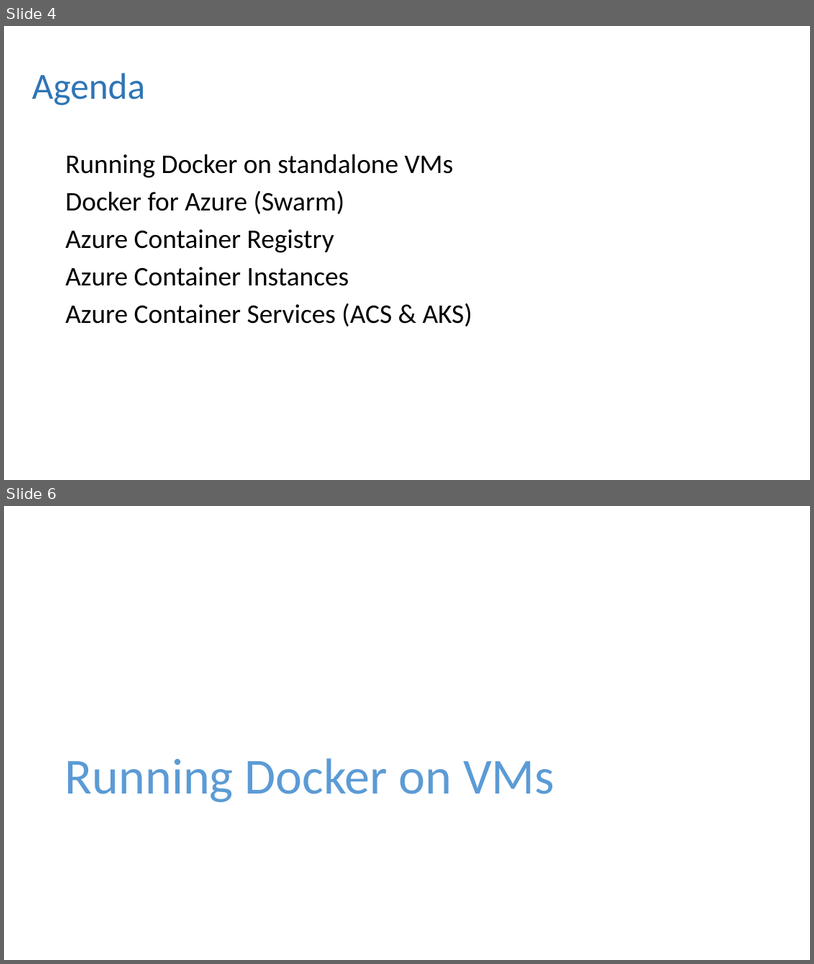
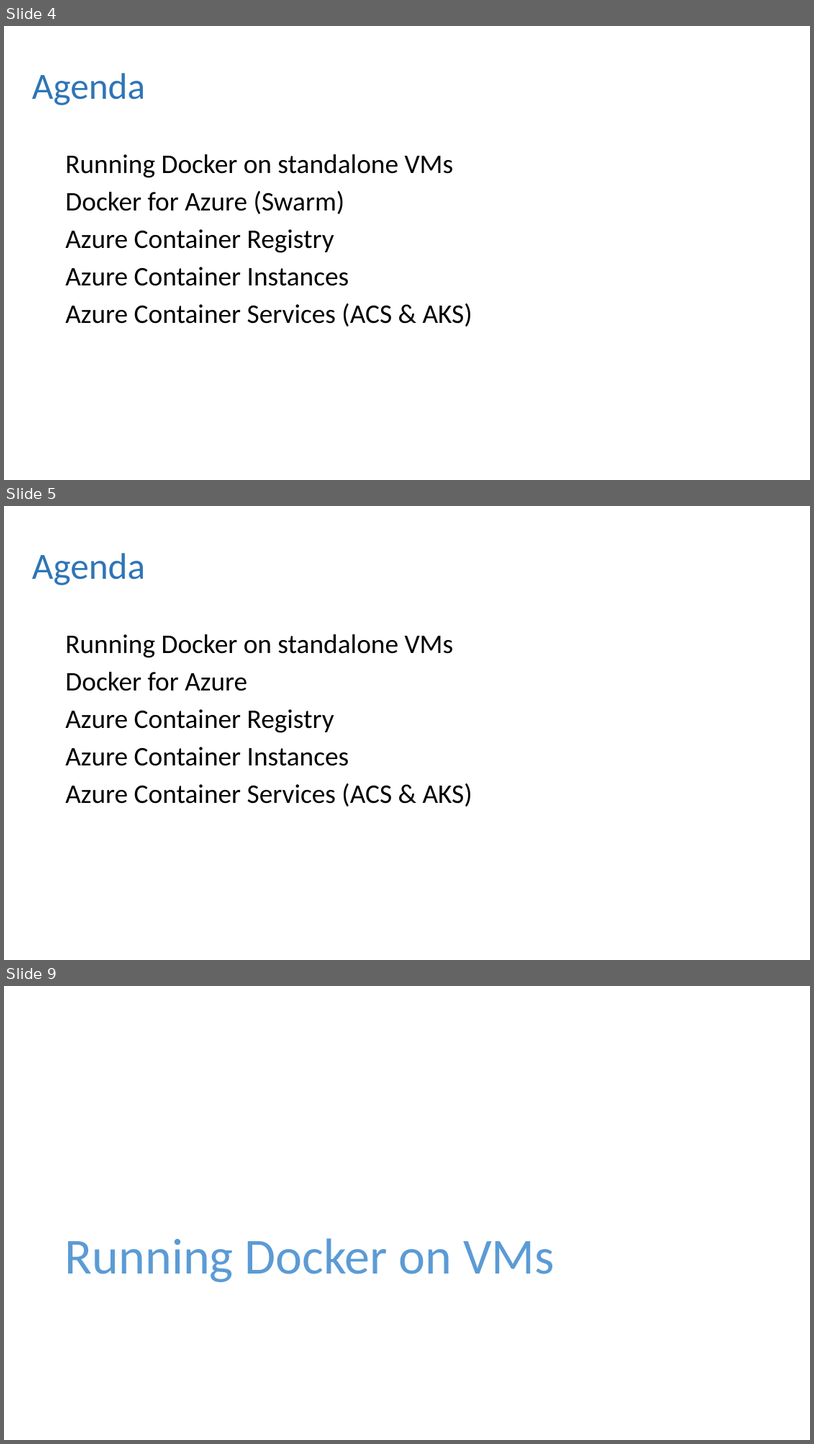
Before and after one commit to dbafromthecold/ContainersInTheCloud, a slide deck: ContainersInTheCloud.pptx. Shown one above the other, each under a label of ours: slides 4 and 6 before the commit, slides 4, 5 and 9 after it; the slides between them are not shown. The pictures are 814x964 and 814x1444 pixels, drawn with LibreOffice and Linux fonts; fonts in the diff are those of the drawing; background and template pictures are left out. Boxes give left, top, right and bottom in pixels: in the first picture for what was removed or moved away, otherwise in the second. Text is boxed around its words. In the diff, an @@ line names an element or a change of style, - is before the commit and + after.

```diff
--- a/ContainersInTheCloud.pptx
+++ b/ContainersInTheCloud.pptx
@@ slide 5 added at box(4, 506, 810, 960), background picture (left out) @@
@@ title added at box(32, 553, 145, 585), 44 pt, text #2E75B6 @@
+Agenda
@@ text added at box(65, 634, 473, 806), 32 pt, text #000000 @@
+Running Docker on standalone VMs
+Docker for Azure
+Azure Container Registry
+Azure Container Instances
+Azure Container Services (ACS & AKS)
@@ what was slide 6 is now slide 9 @@
```
Also in this commit, not shown: 1 slide changed, 12 other slides added, 6 slides removed, 3 other files.
